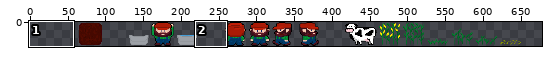
Two versions of one sprite sheet, spritesheet/assets.png. The first picture is a wide view before the edit; the outline marks the close-up.
Close-up. Before the commit:
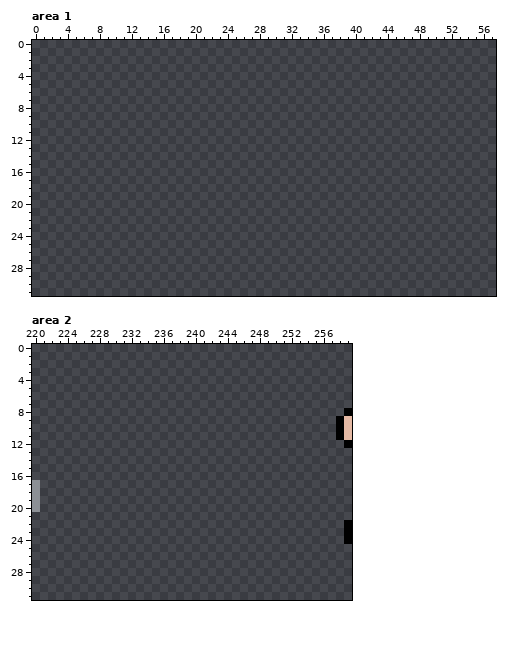
The file is 556x32 pixels. Colours within 5 levels of each other are drawn and written as one. Shown: area 1: x 0..57, y 0..31; area 2: x 220..259, y 0..31. The old version is drawn lined up with the new one. The wide view leaves out empty margins. The commit also changed other parts of the picture, which this record leaves out.
After the commit:
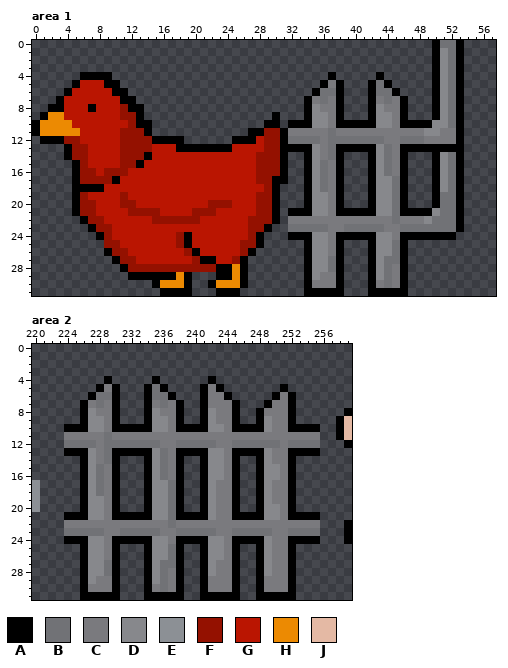
Palette (. is transparent): A #000000  B #717276  C #7a7a7e  D #87888c  E #8c9095  F #941100  G #ba1501  H #ec8a02  J #e4b9a4
What changed:
canvas 556x32 -> 684x32; drawings rearranged on the sheet (the old picture shows each at its new place; 2 dropped ones are not shown)
Changed rows in their new state; - is an unchanged pixel.
Area 1:
first column x 0:
 0 --------------------------------------------------ABBA
 1 --------------------------------------------------ADBA
 2 --------------------------------------------------ADBA
 3 --------------------------------------------------ADBA
 4 ------AAAA---------------------------A-----A------ADBA
 5 -----AGGGAA-------------------------ACA---ABA-----ADBA
 6 ----AGGGGGAA-----------------------ABBA---ABBA----ADBA
 7 ---AGGGGGGGAA---------------------ACBCA---ACBCA---ADBA
 8 --AAGGGAGGGFAA--------------------ADCCA---ADCCA---ADBA
 9 -AHHGGGGGGGFFA----------------A---ADDCA---ADDCA---ADBA
10 AHHHHGGGGGGGFAA--------------AA-AAADDCAAAAADDCAAAADDBA
11 AHHHHHGGGGGFFFA------------AAFFACCCCCBCCCCCCCCCCCDDCCA
12 -AAAFFGGGGGFFFFAAAA------AAAGFFABBBBCBBBBBBBCCBBBCCCCA
13 ----AFFGGGGFFFFGGGAAAAAAAGGGGFFAAAADCBAAAAADBCAAAAAAAA
14 ----AFFGGGGFFFAGGGGGGGGGGGGGFFFA--ADCBA---ADBCA---ADBA
15 -----AFGGGGFFAGGGGGGGGGGGGGGFFFA--ADBCA---ADBCA---ADBA
16 -----AFFGFFFGGGGGGGGGGGGGGGGFFFA--ADBCA---ADBCA---ADBA
17 -----AFFFFAGGGGGGGGGGGGGGGGGFFAA--ADBCA---ADDBA---ADBA
18 -----AAAAGGGGGGGGGGGGGGGGGGGGFA---ADBCA---ADDBA---ADBA
19 -----AFGGGGFGGGGGGGGGGGGGGGGFFA---ADDCA---ADDBA---ABBA
20 -----AFFGGGFFGGGGGGGGGFFFGGGFFA---ADDCA---ADDBA---ABBA
21 -----AFFGGGGFFFFGGGGFFFGGGGGFFA-AAADDCAAAAADDBAAAADBBA
22 ------AFFGGGGGGFFFFFFGGGGGGFFFA-CCCCCCCCCCCCCBCCCDBBBA
23 -------AFFGGGGGGGGGGGGGGGGGFFA--BBBBBCCBBBBBCCBBBBBBBA
24 --------AFGGGGGGGGFAGGGGGGGFA---AAADDCAAAAADDCAAAAAAA-
25 ---------FFGGGGGGGFAGGGGGGFFA-----ADDCA---ADDBA-------
26 ---------AFFGGGGGGGFAGGGGGFA------ADDCA---ADDBA-------
27 ----------AFFGGGGGGGFAAGGFA-------ADDBA---ADBBA-------
28 -----------AFFFFFFFFFFFAAHA-------ADDBA---ADBCA-------
29 ------------AAAAAAHA---AAHA-------ADCCA---ADBCA-------
30 ---------------AHHHA--AHHHA-------ACCCA---ACBCA-------
31 ----------------AAAA---AAA--------AAAAA---AAAAA-------
Area 2:
first column x 224:
 4 -----A-----A------A-------------
 5 ----ACA---ABA----ACA-------A----
 6 ---ABBA---ABBA---ACCA-----ACA---
 7 --ACBCA---ACBCA--ACCCA---ACCA---
 8 --ADCCA---ADCCA--ADCCA--ACCCA---
 9 --ADDCA---ADDCA--ADCCA--ADCCA---
10 AAADDCAAAAADDCAAAADDCAAAADCCAAAA
11 CCCCCBCCCCCCCCCCCCCCCCCCCCCCCCCC
12 BBBBCBBBBBBBCCBBBBBCCBBBBBBCBBBB
13 AAADCBAAAAADBCAAAADDCAAAADCCAAAA
14 --ADCBA---ADBCA--ADDCA--ADCCA---
15 --ADBCA---ADBCA--ADDCA--ADDCA---
16 --ADBCA---ADBCA--ADDCA--ADDCA---
17 --ADBCA---ADDBA--ADCCA--ADCCA---
18 --ADBCA---ADDBA--ADCCA--ADCCA---
19 --ADDCA---ADDBA--ADCCA--ADCCA---
20 --ADDCA---ADDBA--ADCCA--ADDCA---
21 AAADDCAAAAADDBAAAADCCAAAADDCAAAA
22 CCCCCCCCCCCCCBCCCCCCCCCCCCCCCCCC
23 BBBBBCCBBBBBCCBBBBBCCBBBBBCCBBBB
24 AAADDCAAAAADDCAAAADDCAAAADCCAAAA
25 --ADDCA---ADDBA--ADDCA--ADCCA---
26 --ADDCA---ADDBA--ADDCA--ADCCA---
27 --ADDBA---ADBBA--ADCCA--ADCCA---
28 --ADDBA---ADBCA--ADCCA--ADCCA---
29 --ADCCA---ADBCA--ACCCA--ACCCA---
30 --ACCCA---ACBCA--ACCCA--ACCCA---
31 --AAAAA---AAAAA--AAAAA--AAAAA---
Where, in picture pixels (left, top, right, bottom), the same in both close-ups:
added: (32, 40, 464, 296)
added: (64, 376, 320, 600)
